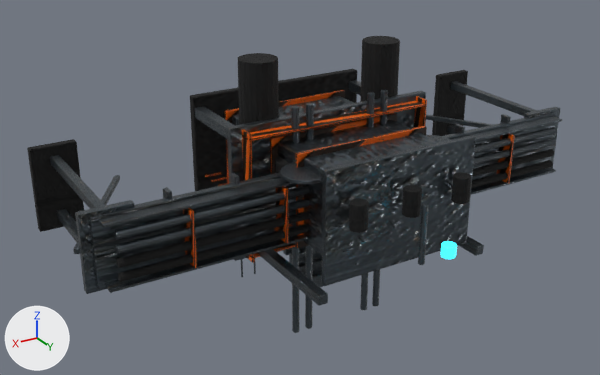
The Blender file source/aetherfall_vertical_infrastructure.blend, before and after one commit.
Before and after are seen from a camera (50 mm lens) standing at (18.9, 33.8, 14.0) and looking at (2.2, 5.9, 0.1). Lighting does not change. The marker at lower left points along +X, +Y and +Z. The older version comes first.
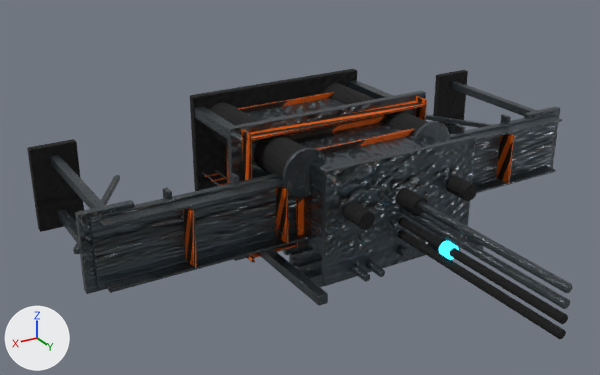
What the commit changed:
Object 'ProcessTank_-3.95' (ob_processtank__3_95) turns from (0, 0, 0) to (90, 0, 0) degrees about x, y and z.
Object 'TankCap_-3.95' (ob_tankcap__3_95) turns from (0, 0, 0) to (90, 0, 0) degrees about x, y and z.
Object 'ProcessTank_3.95' (ob_processtank_3_95) turns from (0, 0, 0) to (90, 0, 0) degrees about x, y and z.
Object 'TankCap_3.95' (ob_tankcap_3_95) turns from (0, 0, 0) to (90, 0, 0) degrees about x, y and z.
Object 'PipeRise_-2.25' (ob_piperise__2_25) turns from (0, 0, 0) to (90, 0, 0) degrees about x, y and z.
Object 'PipeRise_-1.55' (ob_piperise__1_55) turns from (0, 0, 0) to (90, 0, 0) degrees about x, y and z.
Object 'PipeRise_1.55' (ob_piperise_1_55) turns from (0, 0, 0) to (90, 0, 0) degrees about x, y and z.
Object 'PipeRise_2.25' (ob_piperise_2_25) turns from (0, 0, 0) to (90, 0, 0) degrees about x, y and z.
Object 'CrossPipe_7.8' (ob_crosspipe_7_8) turns from (0, 90, 0) to (90, 90, 0) degrees about x, y and z.
Object 'LadderRail_3.55' (ob_ladderrail_3_55) turns from (0, 0, 0) to (90, 0, 0) degrees about x, y and z.
Object 'LadderRail_4.2' (ob_ladderrail_4_2) turns from (0, 0, 0) to (90, 0, 0) degrees about x, y and z.
Object 'RoofVent_-2.5' (ob_roofvent__2_5) turns from (0, 0, 0) to (90, 0, 0) degrees about x, y and z.
Object 'RoofVent_0' (ob_roofvent_0) turns from (0, 0, 0) to (90, 0, 0) degrees about x, y and z.
Object 'RoofVent_2.5' (ob_roofvent_2_5) turns from (0, 0, 0) to (90, 0, 0) degrees about x, y and z.
Object 'SignalMast' (ob_signalmast) turns from (0, 0, 0) to (90, 0, 0) degrees about x, y and z.
Object 'SignalBeacon' (ob_signalbeacon) turns from (0, 0, 0) to (90, 0, 0) degrees about x, y and z.
Object 'OverheadPipe_-0.85' (ob_overheadpipe__0_85) turns from (0, 90, 0) to (90, 90, 0) degrees about x, y and z.
Object 'OverheadPipe_-0.28' (ob_overheadpipe__0_28) turns from (0, 90, 0) to (90, 90, 0) degrees about x, y and z.
Object 'OverheadPipe_0.28' (ob_overheadpipe_0_28) turns from (0, 90, 0) to (90, 90, 0) degrees about x, y and z.
Object 'OverheadPipe_0.85' (ob_overheadpipe_0_85) turns from (0, 90, 0) to (90, 90, 0) degrees about x, y and z.

Where the change shows, as pixel boxes [x1, y1, x2, y2] in the pictures (600 x 375 px):
'ProcessTank_3.95', turned: before [238, 53, 279, 124]; after [205, 103, 305, 180]
'OverheadPipe_0.28', turned: before [115, 138, 555, 254]; after [399, 206, 570, 309]
'OverheadPipe_-0.85', turned: before [118, 160, 553, 282]; after [398, 230, 566, 339]
'OverheadPipe_0.85', turned: before [114, 127, 557, 240]; after [417, 201, 572, 293]
'OverheadPipe_-0.28', turned: before [117, 149, 554, 268]; after [398, 217, 568, 324]
'ProcessTank_-3.95', turned: before [360, 36, 400, 102]; after [322, 83, 428, 136]
'TankCap_3.95', turned: before [280, 162, 323, 184]; after [283, 148, 326, 197]
'PipeRise_2.25', turned: before [291, 106, 299, 333]; after [351, 265, 370, 282]
'PipeRise_1.55', turned: before [305, 103, 314, 329]; after [365, 260, 385, 277]
'RoofVent_2.5', turned: before [349, 198, 369, 233]; after [343, 202, 375, 230]
'RoofVent_-2.5', turned: before [451, 172, 471, 204]; after [446, 176, 477, 201]
'RoofVent_0', turned: before [402, 185, 422, 218]; after [396, 188, 428, 215]
'PipeRise_-1.55', turned (mostly hidden afterwards): before [360, 92, 375, 310]; after [427, 243, 439, 252]
'TankCap_-3.95', turned (mostly hidden before): before [426, 135, 450, 142]; after [413, 121, 450, 142]
'PipeRise_-2.25', turned (mostly hidden afterwards): before [372, 90, 388, 306]; after [441, 238, 460, 251]
'SignalMast', turned (not visible afterwards): before [418, 203, 429, 265]
'SignalBeacon', turned: before [440, 241, 457, 259]; after [439, 241, 459, 260]
'CrossPipe_7.8', turned (not visible before): after [396, 245, 411, 258]
'LadderRail_4.2', turned: before [236, 118, 243, 277]; after [202, 172, 284, 235]
'LadderRail_3.55', turned: before [254, 262, 256, 274]; after [215, 170, 298, 231]
